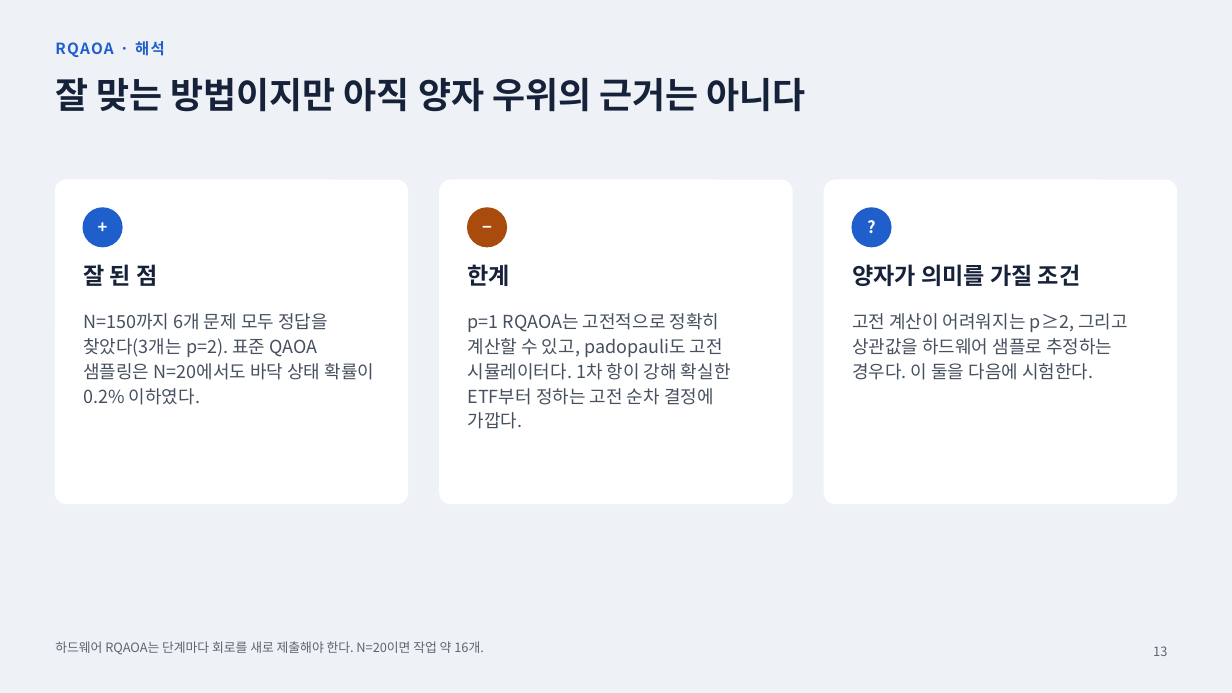
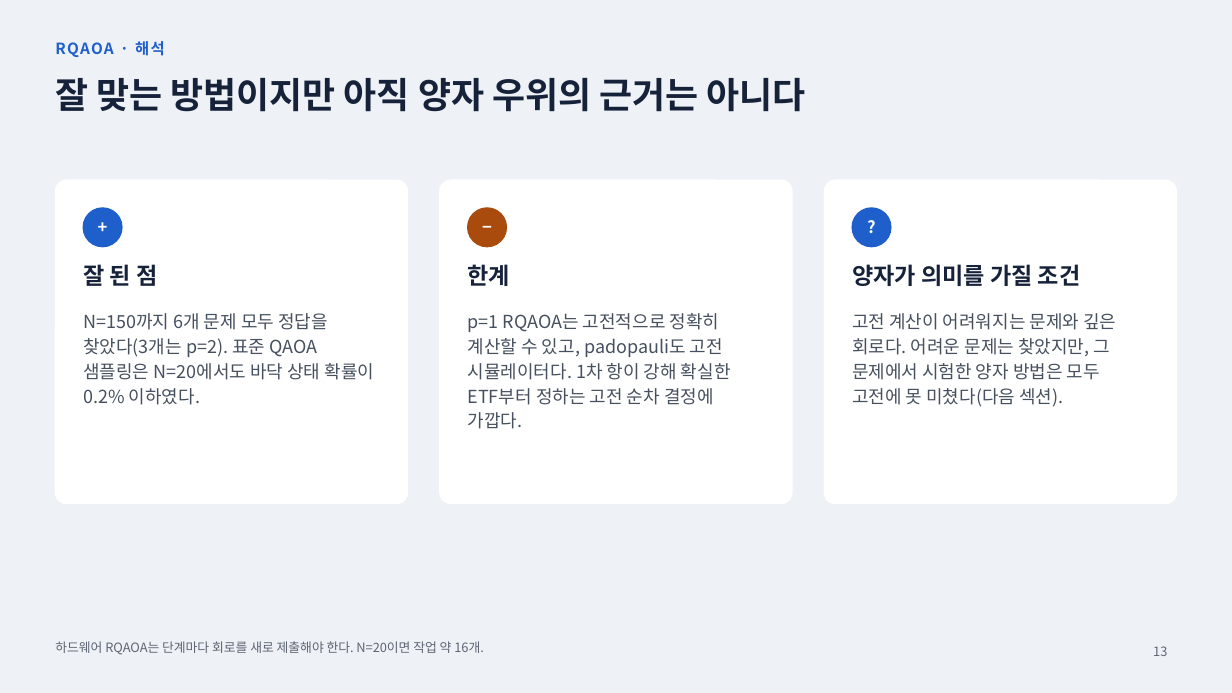
Before and after one commit to 202155570/norma-qaoa, a slide deck: slide 13 of docs/qaoa_research_report_2026-11-19.pptx. Drawn at 1232x693 pixels with LibreOffice and Linux fonts; fonts in the diff are those of the drawing. Boxes give left, top, right and bottom in pixels: in the first picture for what was removed or moved away, otherwise in the second. Text is boxed around its words. In the diff, an @@ line names an element or a change of style, - is before the commit and + after.

```diff
--- a/docs/qaoa_research_report_2026-11-19.pptx
+++ b/docs/qaoa_research_report_2026-11-19.pptx
@@ text at <box>852,313,1116,407</box>: text changed @@
-고전 계산이 어려워지는 p≥2, 그리고 상관값을 하드웨어 샘플로 추정하는 경우다. 이 둘을 다음에 시험한다.
+고전 계산이 어려워지는 문제와 깊은 회로다. 어려운 문제는 찾았지만, 그 문제에서 시험한 양자 방법은 모두 고전에 못 미쳤다(다음 섹션).
```
Also in this commit, not shown: 6 other slides changed, 3 slides added, 3 other files.
